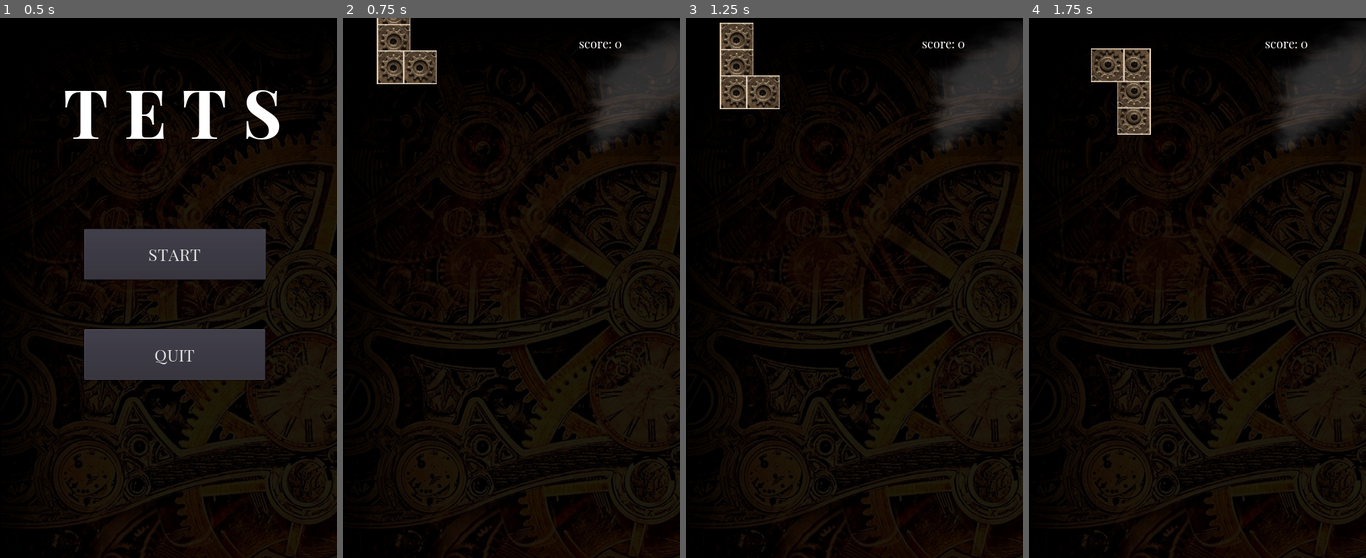
Above: before the commit, frames 1-4 (left to right).
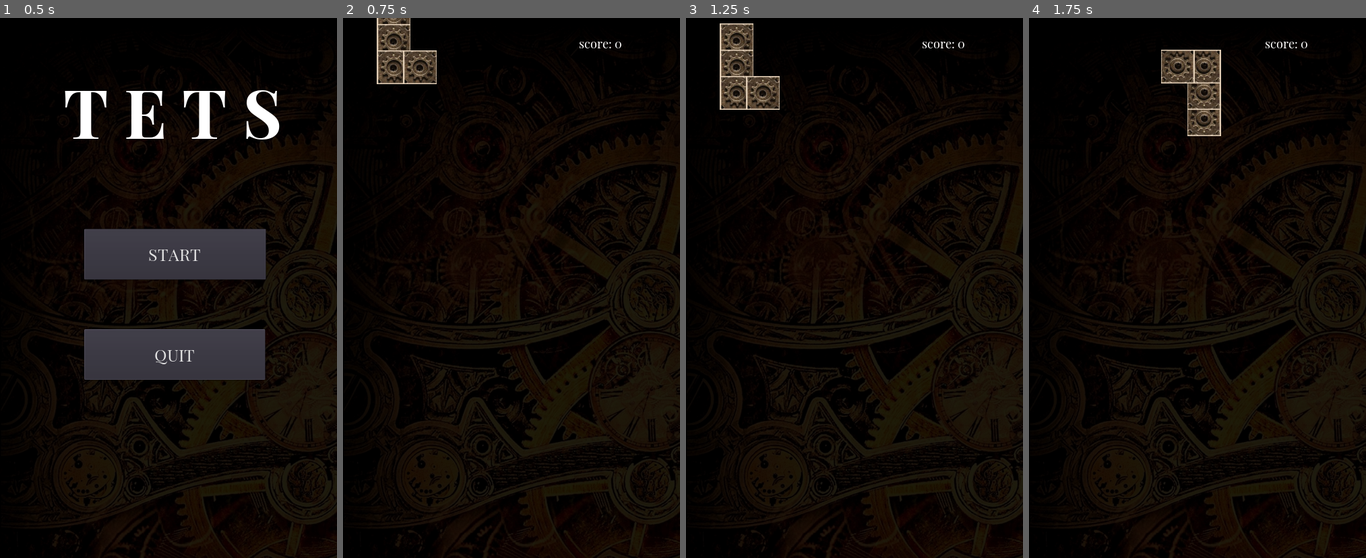
Above: after the commit, the same moments.

Repository: debauchery1st/tets
Game: Godot game, scene res://scenes/Main.tscn
Same seed, same stepped clock (60 frames per second), same inputs: the game is played once before the commit and once after it.
Inputs:
- Up to frame 1 (0.5 s): no input
- Up to frame 2 (0.75 s): click "START" at 0.5 s
- Up to frame 3 (1.25 s): no input
- Up to frame 4 (1.75 s): tap Enter (ui_accept) at 1.25, 1.52 s; hold Right (ui_right) from 1.28 s (still down)

Frame 1 is identical in both runs. In frame 2, 3.2% of the frame differs, in the area x 74-100%, y 2-24%; in frame 3, 3.9%; in frame 4, 7.1%, in the area x 18-100%, y 2-25%.

Commit message:
rounding up

Diff:
--- a/project.godot
+++ b/project.godot
@@ -46,8 +46,14 @@
 , Object(InputEventJoypadMotion,"resource_local_to_scene":false,"resource_name":"","device":0,"axis":1,"axis_value":1.0,"script":null)
  ]
 
+[physics]
+
+2d/cell_size=64
+
 [rendering]
 
 quality/intended_usage/framebuffer_allocation=0
 quality/2d/use_pixel_snap=true
+environment/default_clear_color=Color( 0.145098, 0.172549, 0.231373, 1 )
 environment/default_environment="res://default_env.tres"
+quality/dynamic_fonts/use_oversampling=true
--- a/scenes/Default.tscn
+++ b/scenes/Default.tscn
@@ -87,13 +87,12 @@
 custom_solver_bias = 0.0
 extents = Vector2( 319.672, 8.05591 )
 
-[node name="Default" type="Node2D"]
+[node name="Default" type="Node2D" index="0"]
 
 script = ExtResource( 1 )
 
 [node name="ParallaxLayer" type="ParallaxBackground" parent="." index="0"]
 
-editor/display_folded = true
 layer = -1
 offset = Vector2( 0, 0 )
 rotation = 0.0
@@ -105,6 +104,7 @@
 scroll_limit_begin = Vector2( 0, 0 )
 scroll_limit_end = Vector2( 0, 0 )
 scroll_ignore_camera_zoom = true
+_sections_unfolded = [ "Scroll" ]
 
 [node name="ParallaxLayer" type="ParallaxLayer" parent="ParallaxLayer" index="0"]
 
@@ -131,6 +131,7 @@
 [node name="ParallaxLayer2" type="ParallaxLayer" parent="ParallaxLayer" index="1"]
 
 editor/display_folded = true
+visible = false
 modulate = Color( 1, 1, 1, 0.193373 )
 rotation = 1.5708
 motion_scale = Vector2( 1, 1 )
@@ -144,11 +145,12 @@
 
 [node name="AnimatedSprite" type="AnimatedSprite" parent="ParallaxLayer/ParallaxLayer2" index="0"]
 
+visible = false
 position = Vector2( 134.151, -619.342 )
 scale = Vector2( 0.218131, 0.464129 )
 frames = SubResource( 1 )
 animation = "default"
-frame = 23
+frame = 51
 playing = true
 flip_h = true
 __meta__ = {
@@ -162,32 +164,7 @@
 body_size_limit = -1
 max_redirects = 8
 
-[node name="ceiling" type="StaticBody2D" parent="." index="2" groups=[
-"ceilings",
-"walls",
-]]
-
-editor/display_folded = true
-position = Vector2( 318.341, -199.812 )
-scale = Vector2( 9.80527, 4.03233 )
-input_pickable = false
-collision_layer = 1
-collision_mask = 1
-constant_linear_velocity = Vector2( 0, 0 )
-constant_angular_velocity = 0.0
-friction = 1.0
-bounce = 0.0
-__meta__ = {
-"_edit_group_": true
-}
-
-[node name="CollisionShape2D" type="CollisionShape2D" parent="ceiling" index="0"]
-
-position = Vector2( 0.152697, -2.11597 )
-scale = Vector2( 0.0991915, 2.82757 )
-shape = SubResource( 2 )
-
-[node name="floor" type="StaticBody2D" parent="." index="3" groups=[
+[node name="floor" type="StaticBody2D" parent="." index="2" groups=[
 "walls",
 ]]
 
@@ -211,7 +188,7 @@
 scale = Vector2( 0.0991915, 2.82757 )
 shape = SubResource( 2 )
 
-[node name="leftwall" type="StaticBody2D" parent="." index="4" groups=[
+[node name="leftwall" type="StaticBody2D" parent="." index="3" groups=[
 "walls",
 ]]
 
@@ -237,7 +214,7 @@
 scale = Vector2( 0.0991915, 2.82757 )
 shape = SubResource( 2 )
 
-[node name="rightwall" type="StaticBody2D" parent="." index="5" groups=[
+[node name="rightwall" type="StaticBody2D" parent="." index="4" groups=[
 "walls",
 ]]
 
@@ -263,7 +240,7 @@
 scale = Vector2( 0.0991915, 2.82757 )
 shape = SubResource( 2 )
 
-[node name="AudioStreamPlayer" type="AudioStreamPlayer" parent="." index="6"]
+[node name="AudioStreamPlayer" type="AudioStreamPlayer" parent="." index="5"]
 
 stream = null
 volume_db = 0.0
@@ -272,7 +249,7 @@
 mix_target = 0
 bus = "Master"
 
-[node name="fx1" type="AudioStreamPlayer" parent="." index="7"]
+[node name="fx1" type="AudioStreamPlayer" parent="." index="6"]
 
 stream = null
 volume_db = 0.0
@@ -281,7 +258,7 @@
 mix_target = 0
 bus = "Master"
 
-[node name="fx2" type="AudioStreamPlayer" parent="." index="8"]
+[node name="fx2" type="AudioStreamPlayer" parent="." index="7"]
 
 stream = null
 volume_db = 0.0
--- a/scripts/PuzzlePiece.gd
+++ b/scripts/PuzzlePiece.gd
@@ -1,6 +1,6 @@
 extends KinematicBody2D
 
-const ACCELERATION = 512
+const ACCELERATION = 128
 const MAX_SPEED = 200
 const GRAVITY = 32
 const UP = Vector2(0, -1)
@@ -108,9 +108,6 @@
 		vv = Vector2(x-1, y-1)
 		m5[vv.y][vv.x] = 1
 		m5_piece[a] = vv
-	#for row in m5:
-	#	print(row)
-	#print(' ')
 	return [o_dict, m5_piece]
 
 func rotated_pieces():
@@ -142,6 +139,10 @@
 	get_node("CanvasLayer/RichTextLabel").text = "score: "+str(global.TOTAL_POINTS)
 	var motion = Vector2(0, 0)
 	if global.GAME_OVER:
+		return
+	if 1 in global.GRID[0]:
+		print("GAME OVER")
+		global.GAME_OVER = true
 		return
 	if global.CURRENT[0] != self:
 		if is_on_floor():
@@ -165,7 +166,7 @@
 		motion.x += max(pos.x-ACCELERATION, -MAX_SPEED)
 	if Input.is_action_pressed("ui_down"):
 		pass
-		# motion.y += GRAVITY
+		motion.y += GRAVITY
 	if Input.is_action_just_pressed("ui_up"):
 		pass
 	if Input.is_action_just_pressed("ui_accept"):
@@ -175,6 +176,7 @@
 			global.FX_PLAYERS['fx1'].play()
 	pos.x = lerp(motion.x + pos.x, 0, 0.25)
 	pos.y = lerp(motion.y + pos.y, 0, 0.25)
+	pos = round_up(pos)  # move by integer to help with 2D to 1D projection
 	pos = move_and_slide(pos, UP)
 	if is_on_ceiling():
 		var last_collider = get_slide_collision(0).collider
@@ -182,14 +184,13 @@
 			print("BLAZE ONE UP")
 			global.GAME_OVER = true
 		else:
-			COLLISION_DELTA += delta
+			COLLISION_DELTA += .1
 			print(COLLISION_DELTA)
-			if COLLISION_DELTA-delta < 5*delta:
+			if COLLISION_DELTA-delta < .5:
 				print("NICE!")
 			else:
 				print("BLAZE ONE UP!!!")
 				global.GAME_OVER = true
-	pos.x = ((int(pos.x) % 256)/64)*64
 	if is_on_floor() and not global.GAME_OVER:
 		if dftc_procs == 0:
 			down_for_the_count()
@@ -202,6 +203,18 @@
 		if not global.GAME_OVER:
 			COLLISION_DELTA = 0
 
+func round_up(xy):
+	var x1 = xy.x
+	var x2 = int(xy.x)
+	var y1 = xy.y
+	var y2 = int(xy.y)
+	if (x1 - x2) > .49:
+		xy.x = x1 + 1
+	if (y1 - y2) > .49:
+		xy.y = y1 + 1
+	return xy
+
+
 func down_for_the_count():
 	if dftc_procs > 0:
 		return # dont process more than once per piece
